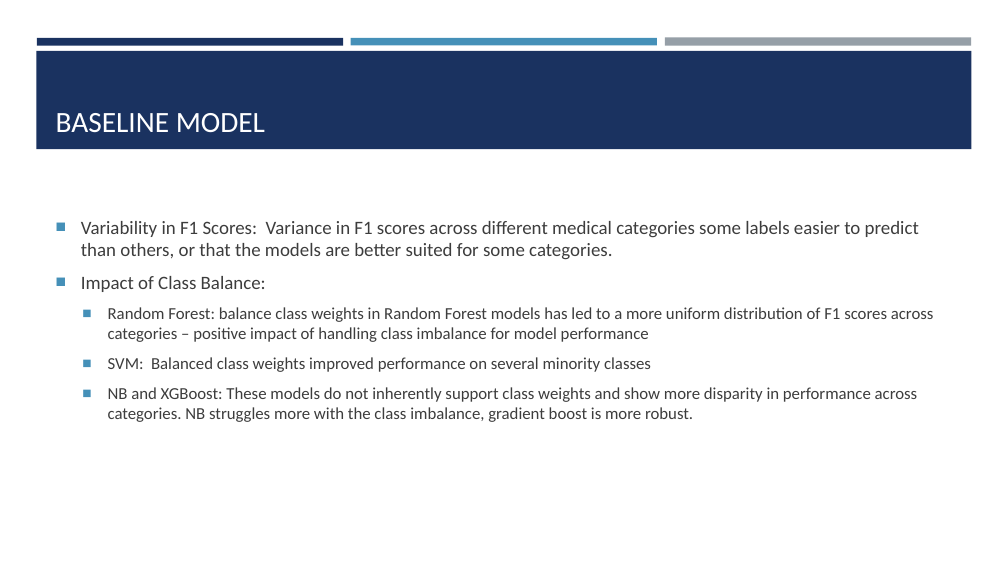
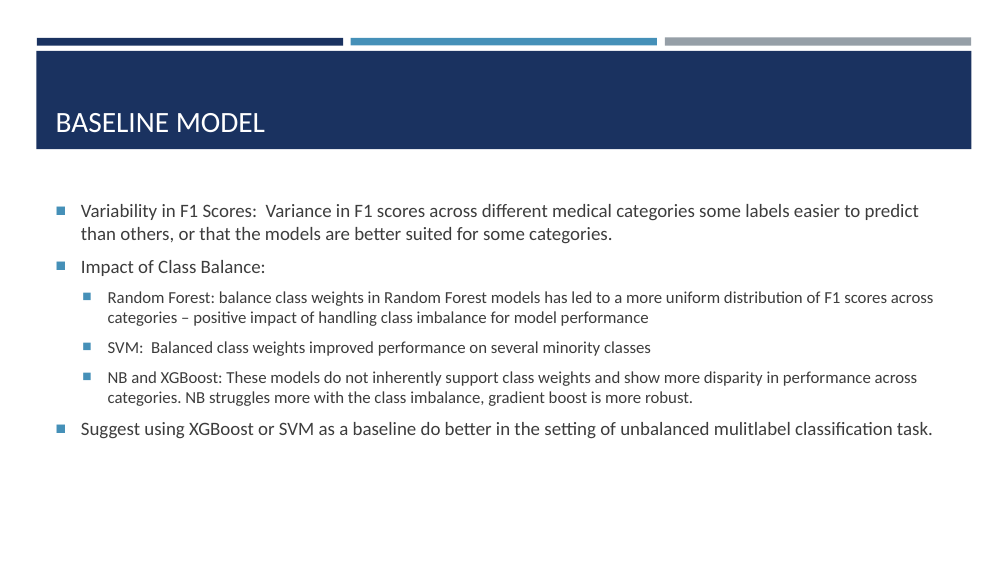
Before and after one commit to josefweibel/nlp-medical-project, a slide deck: slide 11 of presentations/Final Presentation.pptx. Drawn at 1008x567 pixels with LibreOffice and Linux fonts; fonts in the diff are those of the drawing. Boxes give left, top, right and bottom in pixels: in the first picture for what was removed or moved away, otherwise in the second. Text is boxed around its words. In the diff, an @@ line names an element or a change of style, - is before the commit and + after.

```diff
--- a/presentations/Final Presentation.pptx
+++ b/presentations/Final Presentation.pptx
@@ text at (x1=81, y1=422, x2=933, y2=439): paragraph added @@
+■ Suggest using XGBoost or SVM as a baseline do better in the setting of unbalanced mulitlabel classification task.
```
Also in this commit, not shown: 3 other slides changed.
